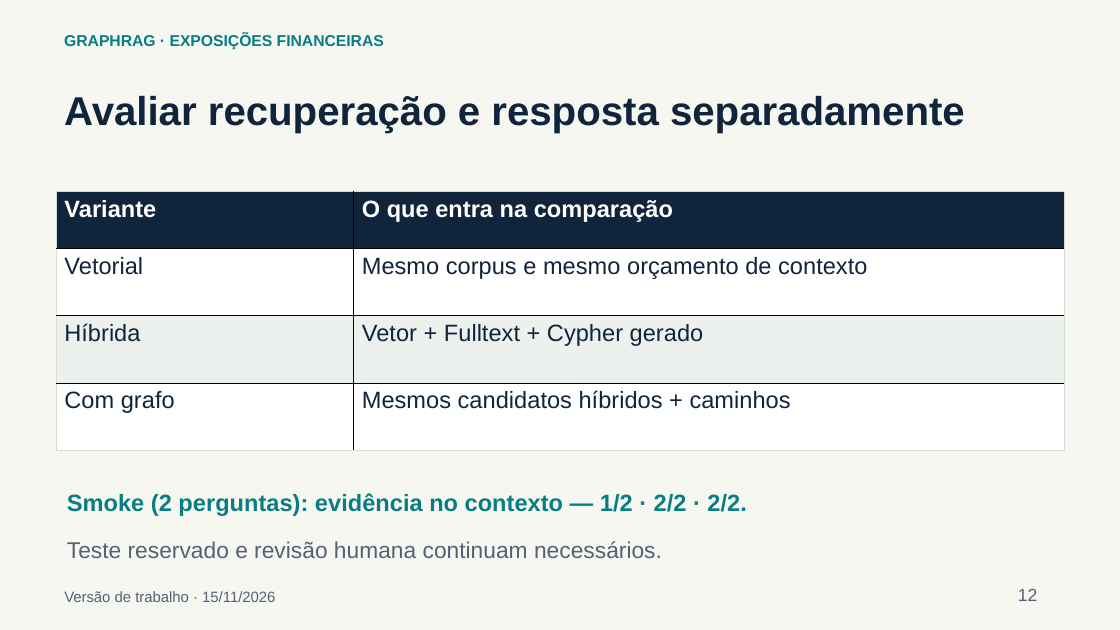
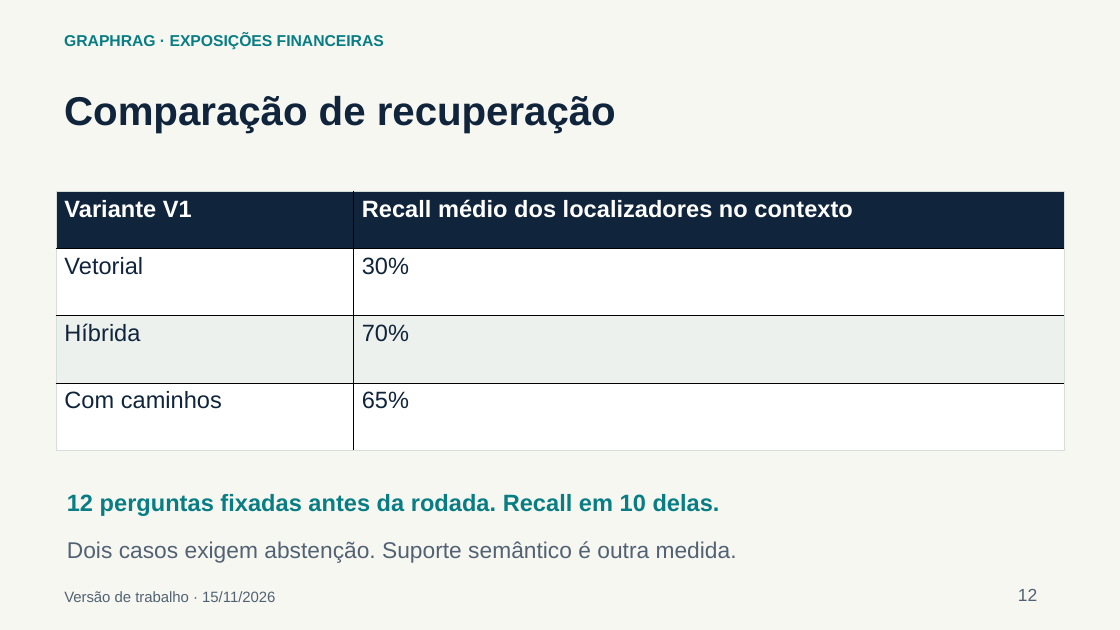
Before and after one commit to victort01/graphrag-riscos-financeiros, a slide deck: slide 12 of docs/apresentacao/apresentacao-revisao.pptx. Drawn at 1120x630 pixels with LibreOffice and Linux fonts; fonts in the diff are those of the drawing. Boxes give left, top, right and bottom in pixels: in the first picture for what was removed or moved away, otherwise in the second. Text is boxed around its words. In the diff, an @@ line names an element or a change of style, - is before the commit and + after.

```diff
--- a/docs/apresentacao/apresentacao-revisao.pptx
+++ b/docs/apresentacao/apresentacao-revisao.pptx
@@ text at (64, 96, 616, 133): text changed @@
-Avaliar recuperação e resposta separadamente
+Comparação de recuperação
@@ table at (56, 192, 1065, 450) @@
-row 1, column 1: Variante
+row 1, column 1: Variante V1
-row 1, column 2: O que entra na comparação
+row 1, column 2: Recall médio dos localizadores no contexto
-row 2, column 2: Mesmo corpus e mesmo orçamento de contexto
+row 2, column 2: 30%
-row 3, column 2: Vetor + Fulltext + Cypher gerado
+row 3, column 2: 70%
-row 4, column 1: Com grafo
+row 4, column 1: Com caminhos
-row 4, column 2: Mesmos candidatos híbridos + caminhos
+row 4, column 2: 65%
@@ text at (67, 494, 720, 516): text changed @@
-Smoke (2 perguntas): evidência no contexto — 1/2 · 2/2 · 2/2.
+12 perguntas fixadas antes da rodada. Recall em 10 delas.
@@ text at (67, 541, 737, 562): text changed @@
-Teste reservado e revisão humana continuam necessários.
+Dois casos exigem abstenção. Suporte semântico é outra medida.
```
Also in this commit, not shown: 2 other slides changed, 5 other files.
